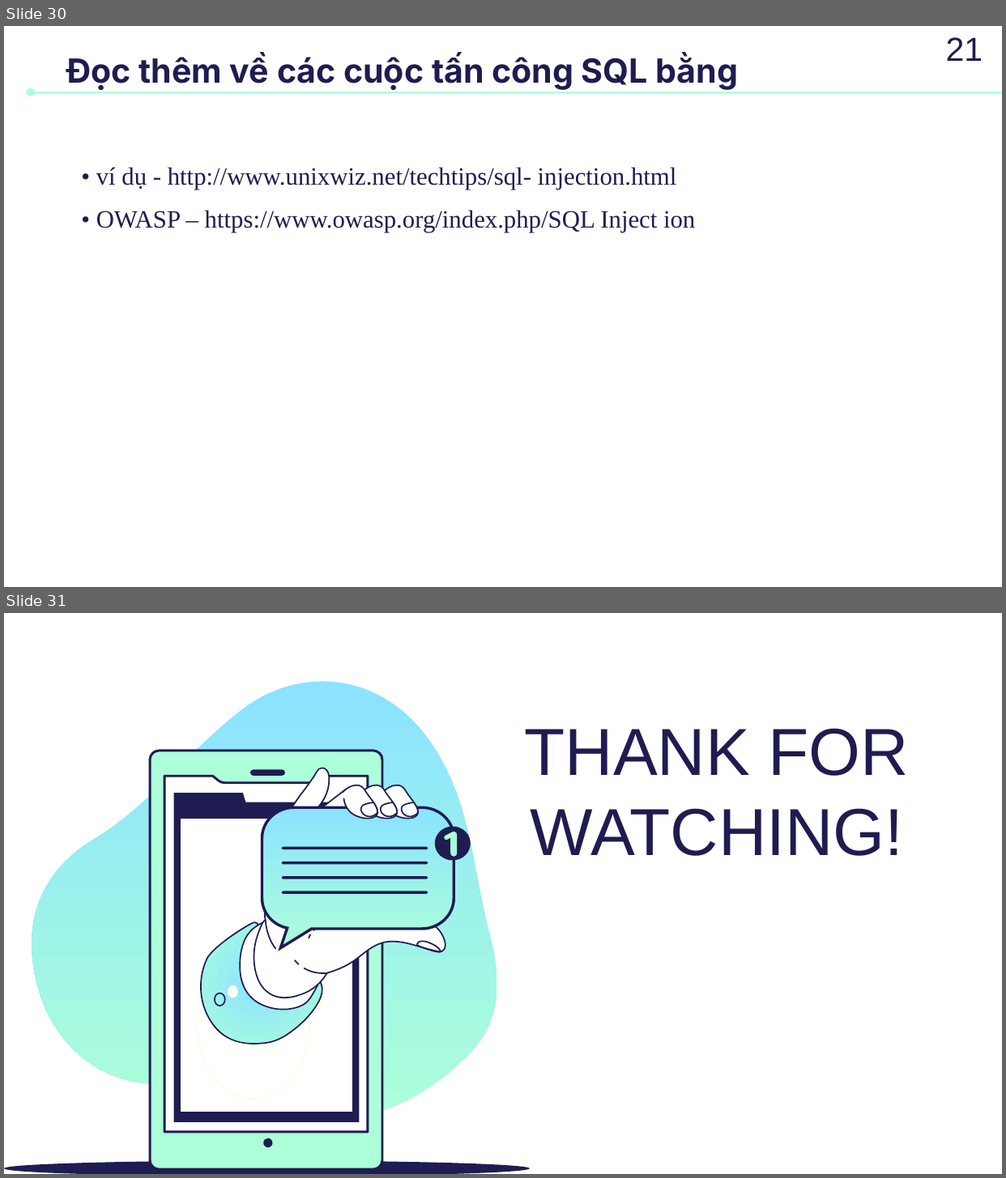
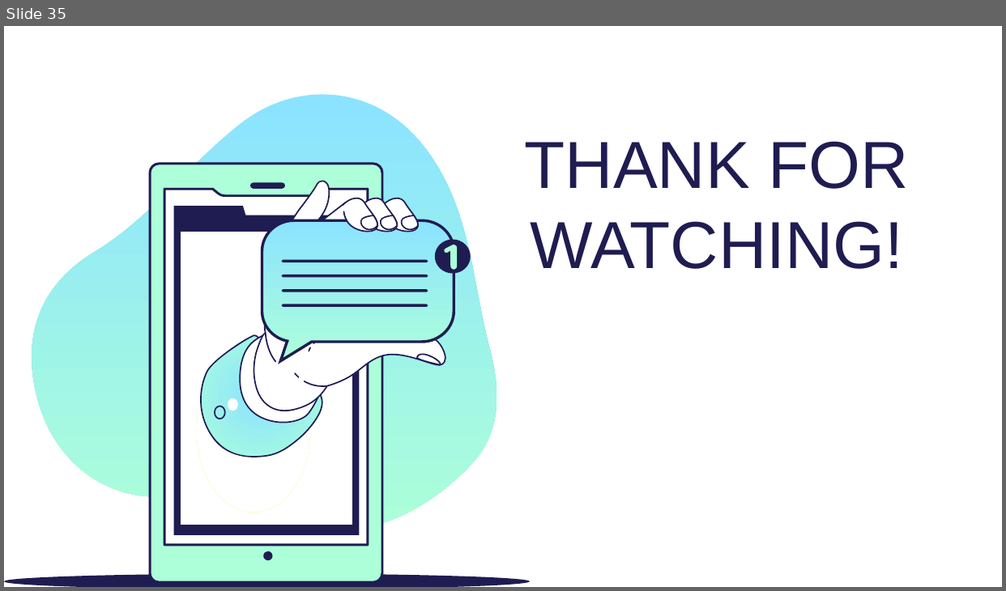
Before and after one commit to Hung21j/Final, a slide deck: G16.pptx. Shown one above the other, each under a label of ours: slides 30 and 31 before the commit, slide 35 after it. The pictures are 1006x1178 and 1006x591 pixels, drawn with LibreOffice and Linux fonts; fonts in the diff are those of the drawing. Boxes give left, top, right and bottom in pixels: in the first picture for what was removed or moved away, otherwise in the second. Text is boxed around its words. In the diff, an @@ line names an element or a change of style, - is before the commit and + after.

```diff
--- a/G16.pptx
+++ b/G16.pptx
@@ slide 30 removed at bbox=[4, 26, 1002, 587], background #FFFFFF @@
@@ text removed at bbox=[946, 37, 983, 61] @@
-21
@@ title removed at bbox=[66, 54, 739, 90] @@
-Đọc thêm về các cuộc tấn công SQL bằng
@@ arrow removed from (1002, 92) to (31, 92) @@
@@ text removed at bbox=[96, 167, 695, 233] @@
-• ví dụ - http://www.unixwiz.net/techtips/sql- injection.html
-• OWASP – https://www.owasp.org/index.php/SQL Inject ion
@@ what was slide 31 is now slide 35 @@
```
Also in this commit, not shown: 7 slides added, 2 other slides removed.
